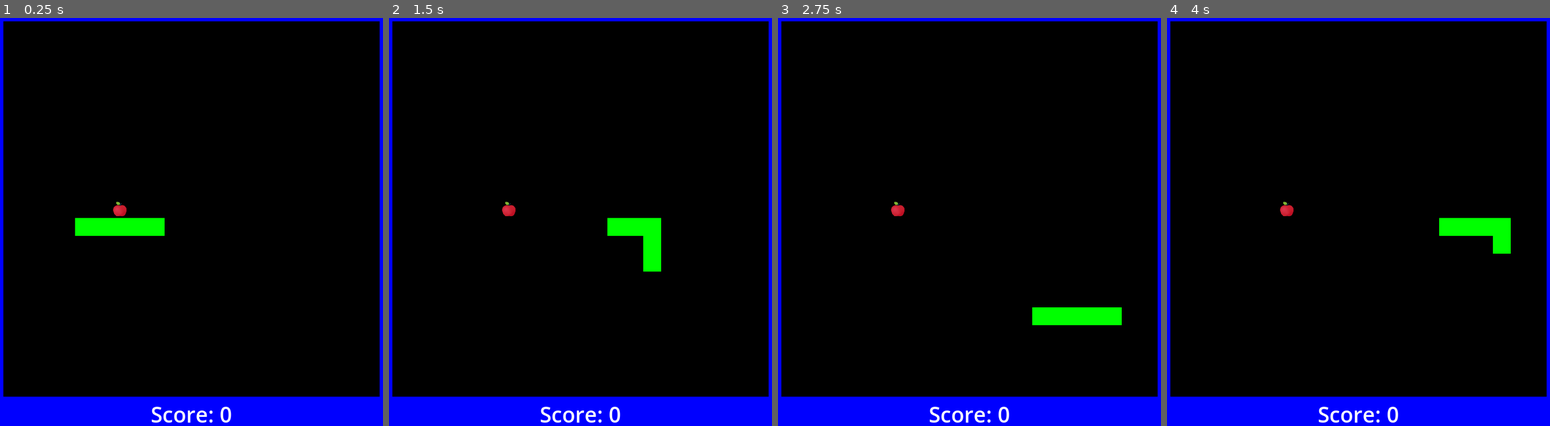
Above: before the commit, frames 1-4 (left to right).
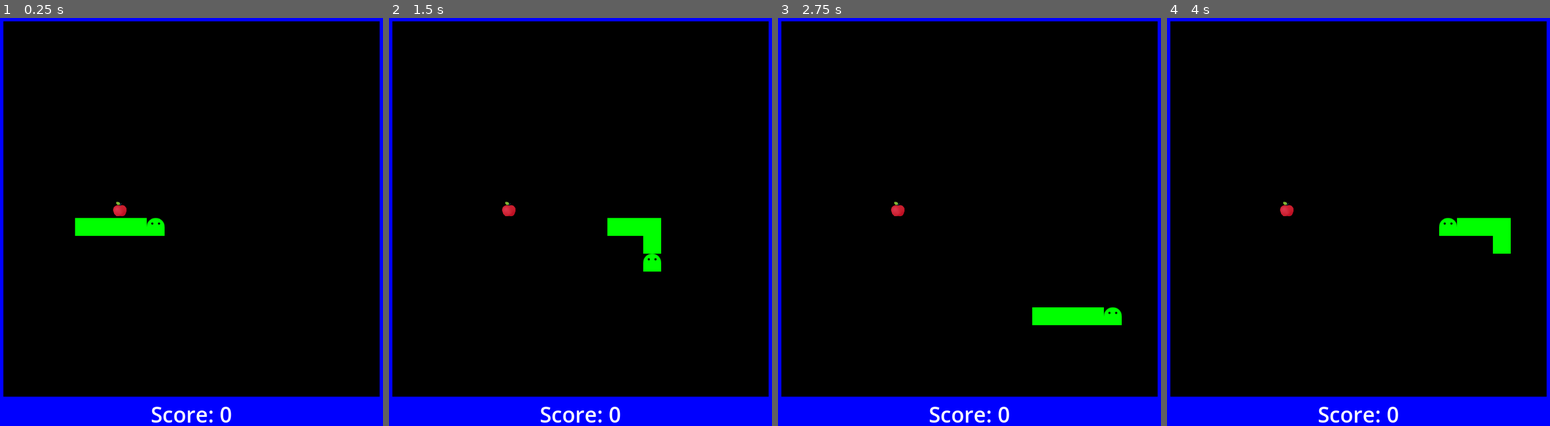
Above: after the commit, the same moments.

Repository: jedim101/snake
Game: Godot game, scene res://scenes/main.tscn
Same seed, same stepped clock (60 frames per second), same inputs: the game is played once before the commit and once after it.
Inputs:
- Up to frame 1 (0.25 s): no input
- Up to frame 2 (1.5 s): hold Right (move_right) 0.53-1.28 s; hold Down (move_down) from 1.28 s (still down)
- Up to frame 3 (2.75 s): release Down (move_down) at 2.03 s; hold Right (move_right) from 2.03 s (still down)
- Up to frame 4 (4 s): release Right (move_right) at 2.78 s; hold Up (move_up) 2.78-3.53 s; hold Left (move_left) from 3.53 s (still down)

The runs differ from the first frame. In frame 1, less than 0.1% of the frame differs, in the area x 38-43%, y 48-52%; in frame 2, less than 0.1%; in frame 3, less than 0.1%; in frame 4, less than 0.1%.

Commit message:
head art

Diff:
--- a/scenes/main.gd
+++ b/scenes/main.gd
@@ -42,7 +42,7 @@
 	body_segment.position = pos
 	body_segment.size.x = 40
 	body_segment.size.y = 40
-	body_segment.color = $Head.color
+	body_segment.color = "#00ff00"
 	body_segment.add_to_group("snake")
 
 	snake.append(body_segment)
--- a/scenes/main.tscn
+++ b/scenes/main.tscn
@@ -1,9 +1,10 @@
-[gd_scene load_steps=6 format=3 uid="uid://bcsl3cjm6gxbx"]
+[gd_scene load_steps=7 format=3 uid="uid://bcsl3cjm6gxbx"]
 
 [ext_resource type="Script" path="res://scenes/main.gd" id="1_s41xl"]
 [ext_resource type="Texture2D" uid="uid://c4fge1jjtr6m2" path="res://assests/Snake background.png" id="2_gldqo"]
 [ext_resource type="Texture2D" uid="uid://pg37aty3skfy" path="res://assests/apple.svg" id="3_b52eo"]
 [ext_resource type="PackedScene" uid="uid://d1rc2pe03y8wh" path="res://scenes/game_over.tscn" id="3_i72u5"]
+[ext_resource type="Texture2D" uid="uid://cotpvh4er4jpu" path="res://assests/Snake head.png" id="3_pquqt"]
 
 [sub_resource type="LabelSettings" id="LabelSettings_xwban"]
 font_size = 48
@@ -34,10 +35,10 @@
 [node name="Timer" type="Timer" parent="."]
 wait_time = 0.15
 
-[node name="Head" type="ColorRect" parent="."]
-offset_left = -40.0
-offset_bottom = 40.0
-color = Color(0, 1, 0, 1)
+[node name="Head" type="Sprite2D" parent="."]
+position = Vector2(-40, 2.08165e-12)
+texture = ExtResource("3_pquqt")
+centered = false
 
 [node name="Apple" type="Sprite2D" parent="."]
 position = Vector2(-20, 60)
Binary file added: assests/Snake head.png
Not shown, added: assests/Snake head.png.import
